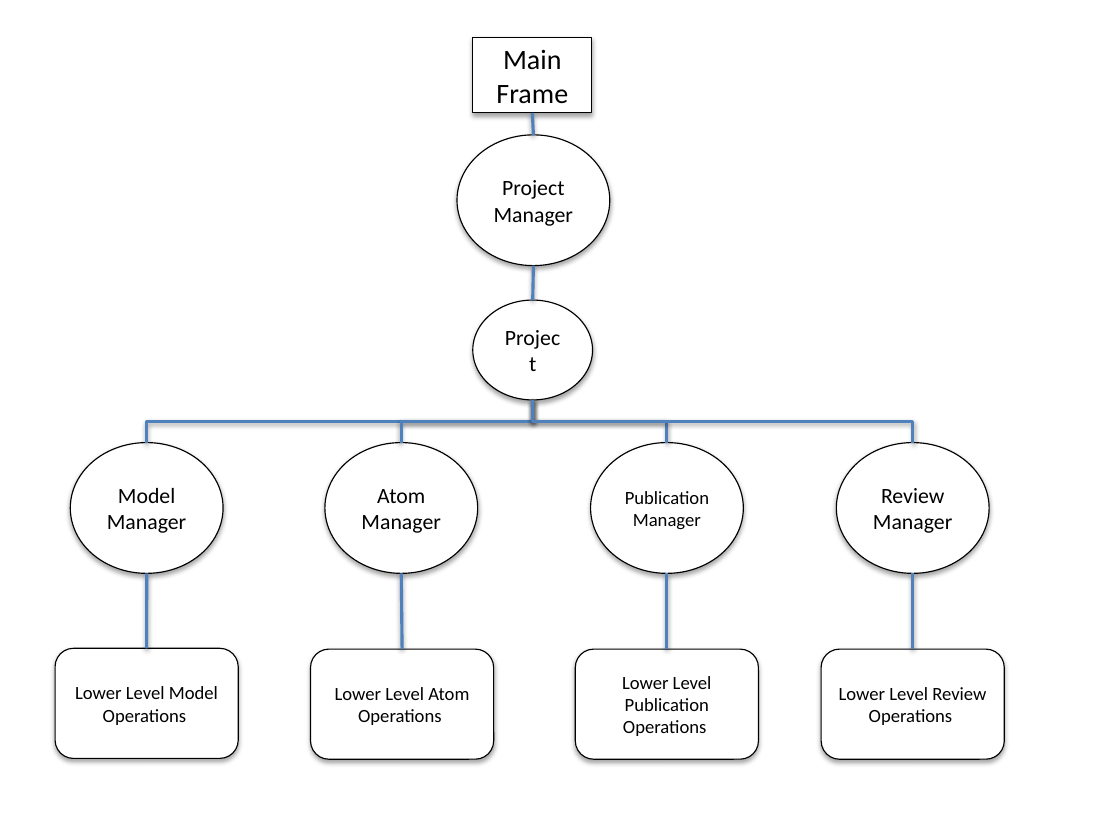
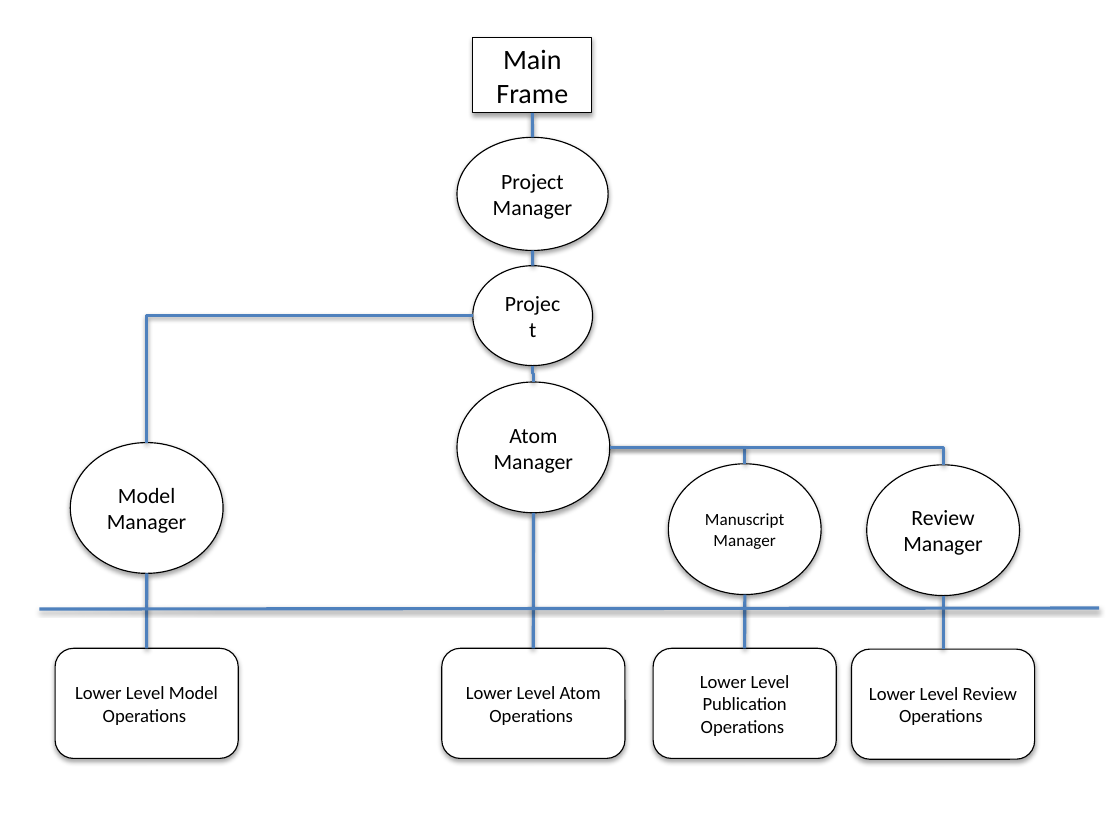
Before and after one commit to HugoCornelis/userdocs, a slide deck: slide 1 of gtube-development/figures/Diagrams.pptx. Drawn at 1120x840 pixels with LibreOffice and Linux fonts; fonts in the diff are those of the drawing. Boxes give left, top, right and bottom in pixels: in the first picture for what was removed or moved away, otherwise in the second. Text is boxed around its words. In the diff, an @@ line names an element or a change of style, - is before the commit and + after.

```diff
--- a/gtube-development/figures/Diagrams.pptx
+++ b/gtube-development/figures/Diagrams.pptx
@@ line moved from (532, 113) - (533, 134) to (532, 113) - (533, 138) @@
@@ ellipse "Project Manager": place and size @@
-ellipse "Project Manager" at box(457, 134, 609, 265)
+ellipse "Project Manager" at box(457, 138, 608, 251)
@@ ellipse "Project": place and size @@
-ellipse "Project" at box(473, 300, 592, 400)
+ellipse "Project" at box(473, 265, 592, 365)
@@ line moved from (533, 265) - (533, 300) to (533, 251) - (533, 265) @@
@@ elbow line moved from (533, 400) - (147, 442) to (473, 316) - (147, 442) @@
@@ ellipse "Atom Manager": place and size @@
-ellipse "Atom Manager" at box(325, 442, 477, 573)
+ellipse "Atom Manager" at box(457, 382, 609, 513)
@@ elbow line moved from (533, 400) - (401, 442) to (533, 365) - (533, 382) @@
@@ elbow line moved from (533, 400) - (913, 442) to (609, 447) - (943, 465) @@
@@ elbow line moved from (533, 400) - (666, 442) to (609, 447) - (745, 464) @@
@@ ellipse "Manuscript Manager": place and size @@
-ellipse "Manuscript Manager" at box(590, 442, 743, 573)
+ellipse "Manuscript Manager" at box(669, 464, 821, 595)
@@ ellipse "Review Manager": place and size @@
-ellipse "Review Manager" at box(837, 442, 989, 573)
+ellipse "Review Manager" at box(867, 465, 1019, 596)
@@ line moved from (401, 573) - (402, 650) to (533, 513) - (533, 648) @@
@@ text in ellipse at box(705, 513, 784, 549): text changed; size 12 to 11 pt @@
-Publication Manager
+Manuscript Manager
@@ line moved from (666, 573) - (666, 650) to (745, 595) - (745, 648) @@
@@ line moved from (913, 573) - (913, 650) to (943, 596) - (943, 650) @@
@@ line added from (39, 609) to (1099, 608), #4F81BD 2 pt @@
@@ rounded rectangle "Lower Level Atom Operations": place and size @@
-rounded rectangle "Lower Level Atom Operations" at box(310, 650, 494, 759)
+rounded rectangle "Lower Level Atom Operations" at box(441, 648, 625, 758)
@@ rounded rectangle "Lower Level Publication Operations": place and size @@
-rounded rectangle "Lower Level Publication Operations" at box(576, 650, 759, 759)
+rounded rectangle "Lower Level Publication Operations" at box(653, 648, 837, 758)
@@ rounded rectangle "Lower Level Review Operations": place and size @@
-rounded rectangle "Lower Level Review Operations" at box(821, 650, 1005, 759)
+rounded rectangle "Lower Level Review Operations" at box(851, 650, 1035, 759)
```
Also in this commit, not shown: 2 other files.
